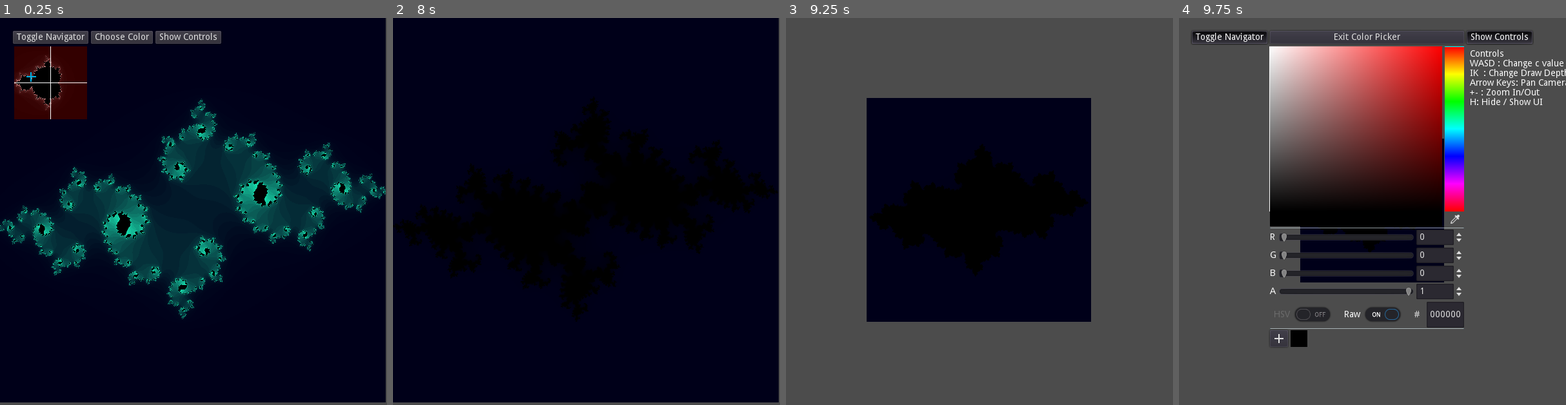
Above: before the commit, frames 1-4 (left to right).
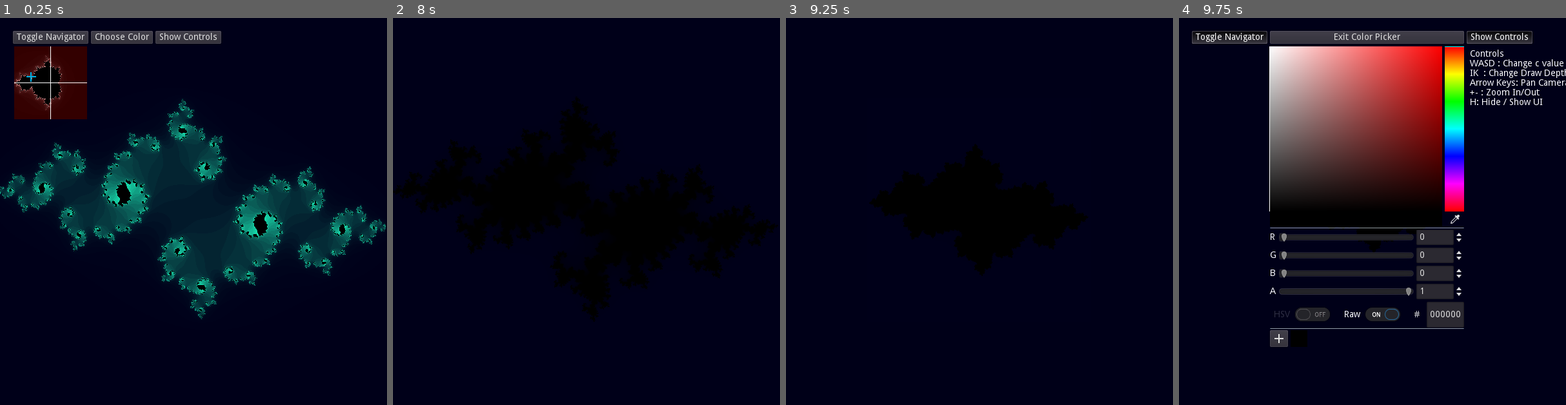
Above: after the commit, the same moments.

Repository: jammin-ben/Julia_Generator
Game: Godot game, scene res://main.tscn
Two runs of this game, one before a commit and one after it. Both use one fixed random seed, a clock stepped at 60 frames per second and the inputs below. The engine's default icon, where the game draws it, is replaced by a stand-in: a white triangle on a blue panel in a dark square.
Inputs (mouse positions are in pixels of both pictures, inside the frame that each line leads up to):
- Up to frame 1 (0.25 s): no input
- Up to frame 2 (8 s): click "Toggle Navigator" at 0.5 s; click "Choose Color" at 1.25 s; click (667, 219) at 2 s; click "HSV" at 2.75 s; click "Raw" at 3.5 s; click (493, 335) at 4.25 s; click (512, 339) at 5.02 s; click (493, 339) at 5.75 s; click "Show Controls" at 6.5 s; hold D (right) from 7.28 s (still down); tap H (hide_ui) at 7.35 s
- Up to frame 3 (9.25 s): release D (right) at 8.03 s; hold S (down) 8.03-8.78 s; tap = (zoom_in) at 8.1 s; hold D (right) from 8.78 s (still down); hold - (zoom_out) from 8.78 s (still down)
- Up to frame 4 (9.75 s): release D (right) at 9.53 s; release - (zoom_out) at 9.53 s; hold I (iterup) from 9.53 s (still down); tap H (hide_ui) at 9.6 s

The runs differ from the first frame. In frame 1, 21% of the frame differs, in the area x 0-100%, y 0-100%; in frame 2, 7.0%; in frame 3, 68%; in frame 4, 65%.

Commit message:
Flipped julia and changed background color

Diff:
--- a/new_shader.shader
+++ b/new_shader.shader
@@ -5,7 +5,7 @@
 uniform vec2 c=vec2(-.8,.25);
 uniform float scale = 3.0;
 //uniform vec4 col1 = vec4(1.,0.7,.7,1.);
-uniform vec4 col2 = vec4(.2,0.,0.,1.);
+uniform vec4 col2 = vec4(0.,0.,0.1,1.);
 uniform float r = .1;
 uniform float g = 0.9;
 uniform float b = 0.7;
@@ -31,7 +31,9 @@
 
 void fragment() {
 	vec4 col1 = vec4(r,g,b,1.);
-	vec2 z = vec2((UV.x - .5) * scale, (UV.y - .5) * scale);
+	//vec2 z = vec2((UV.x - .5) * scale, (UV.y - .5) * scale);
+	vec2 z = vec2((UV.x - .5) * scale, (UV.y - .5) * -1. * scale);
+
 	float intensity = 1.0;
 
 	for(int i=0;i<num_iter;i++){
--- a/project.godot
+++ b/project.godot
@@ -82,4 +82,5 @@
 
 [rendering]
 
+environment/default_clear_color=Color( 0, 0, 0.0980392, 1 )
 environment/default_environment="res://default_env.tres"
